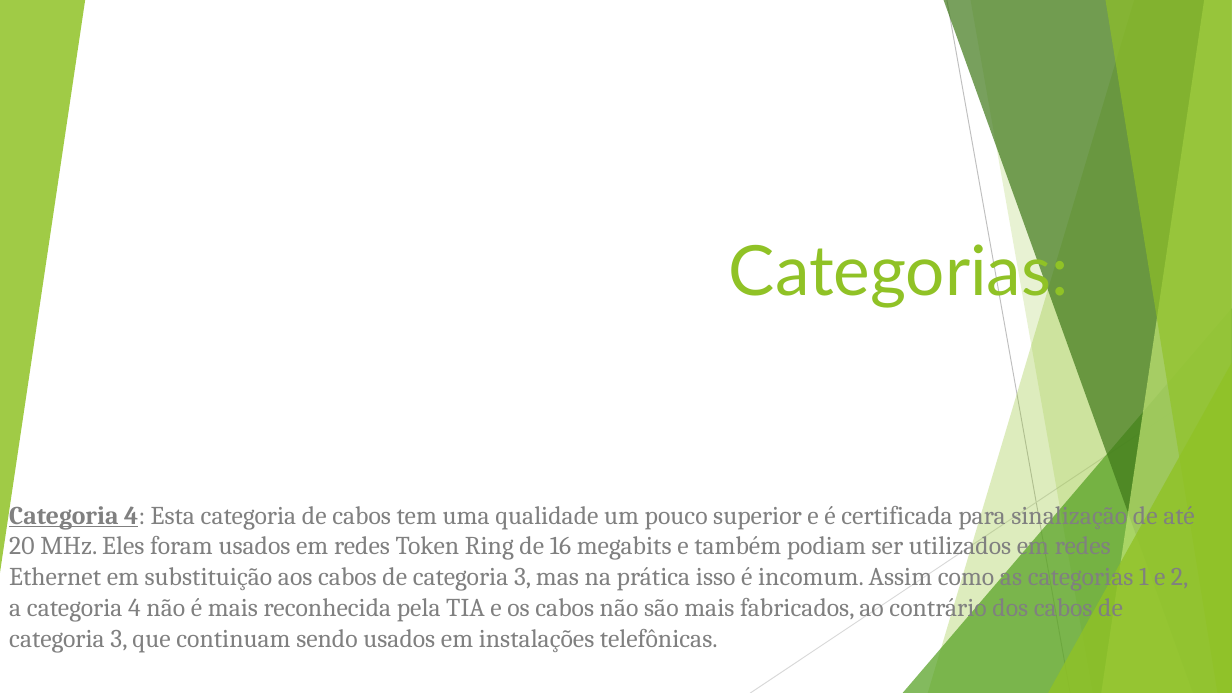
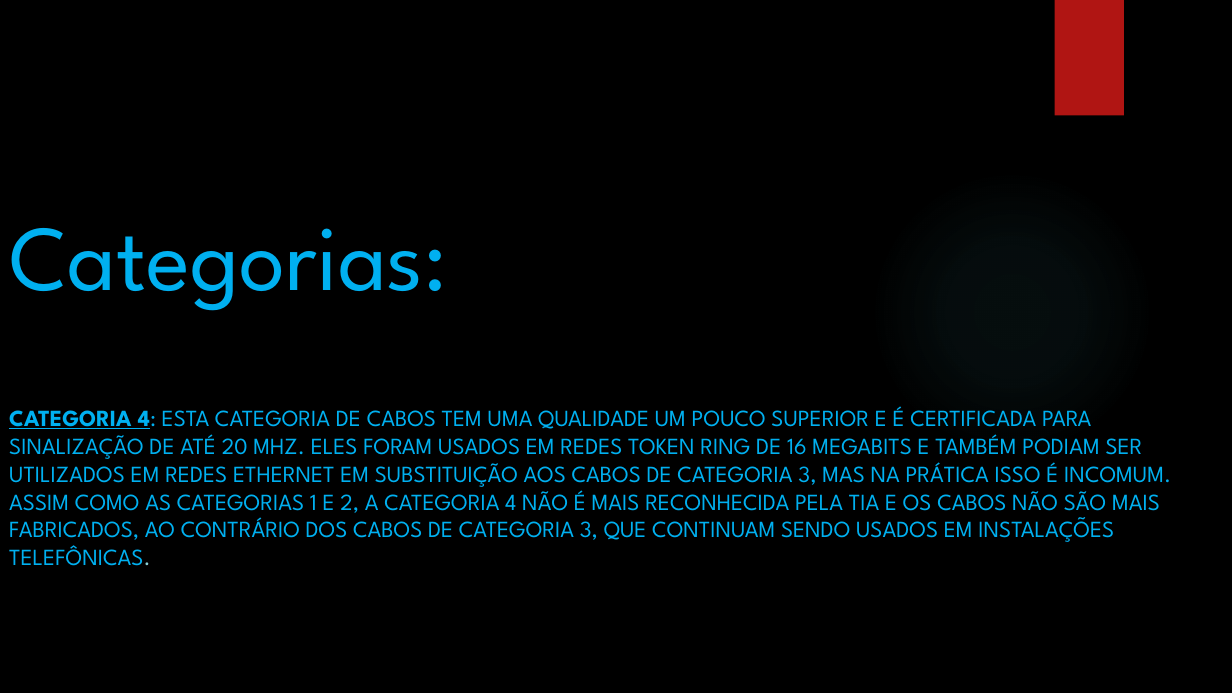
Before and after one commit to luziamartins/luziamartins, a slide deck: slide 4 of 0771-Tipos de Redes-trabalho pratico.pptx. Drawn at 1232x693 pixels with LibreOffice and Linux fonts; fonts in the diff are those of the drawing; background and template pictures are left out. Boxes give left, top, right and bottom in pixels: in the first picture for what was removed or moved away, otherwise in the second. Text is boxed around its words. In the diff, an @@ line names an element or a change of style, - is before the commit and + after.

```diff
--- a/0771-Tipos de Redes-trabalho pratico.pptx
+++ b/0771-Tipos de Redes-trabalho pratico.pptx
@@ background #FFFFFF to picture (left out) @@
@@ title "Categorias:" at <box>9,228,447,311</box>: size 54 to 72 pt, font Lato to League Spartan, text colour #90C226 to #00B0F0; alignment right to left @@
@@ group removed at <box>0,0,1232,693</box>: 5 freeform shapes, 3 triangles, 2 lines @@
@@ rectangle added at <box>1055,0,1124,116</box>, fill #B01513 @@
@@ ellipse added at <box>870,169,1154,454</box>, fill gradient #50B9C1 @@
@@ subtitle at <box>9,406,1171,566</box>: text changed; size 20 to 18 pt; font Cambria to League Spartan; text colour #808080 to #00B0F0 @@
-Categoria 4: Esta categoria de cabos tem uma qualidade um pouco superior e é certificada para sinalização de até 20 MHz. Eles foram usados em redes Token Ring de 16 megabits e também podiam ser utilizados em redes Ethernet em substituição aos cabos de categoria 3, mas na prática isso é incomum. Assim como as categorias 1 e 2, a categoria 4 não é mais reconhecida pela TIA e os cabos não são mais fabricados, ao contrário dos cabos de categoria 3, que continuam sendo usados em instalações telefônicas.
+CATEGORIA 4: ESTA CATEGORIA DE CABOS TEM UMA QUALIDADE UM POUCO SUPERIOR E É CERTIFICADA PARA SINALIZAÇÃO DE ATÉ 20 MHZ. ELES FORAM USADOS EM REDES TOKEN RING DE 16 MEGABITS E TAMBÉM PODIAM SER UTILIZADOS EM REDES ETHERNET EM SUBSTITUIÇÃO AOS CABOS DE CATEGORIA 3, MAS NA PRÁTICA ISSO É INCOMUM. ASSIM COMO AS CATEGORIAS 1 E 2, A CATEGORIA 4 NÃO É MAIS RECONHECIDA PELA TIA E OS CABOS NÃO SÃO MAIS FABRICADOS, AO CONTRÁRIO DOS CABOS DE CATEGORIA 3, QUE CONTINUAM SENDO USADOS EM INSTALAÇÕES TELEFÔNICAS.
```
Also in this commit, not shown: 8 other slides changed, 6 slides added, 15 slides removed.
